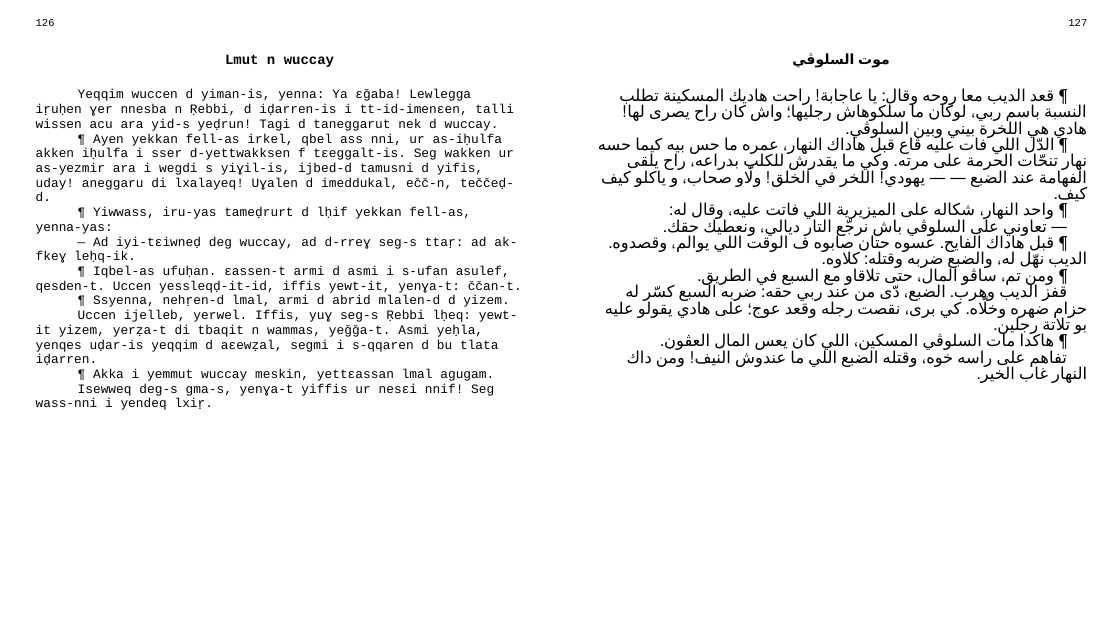
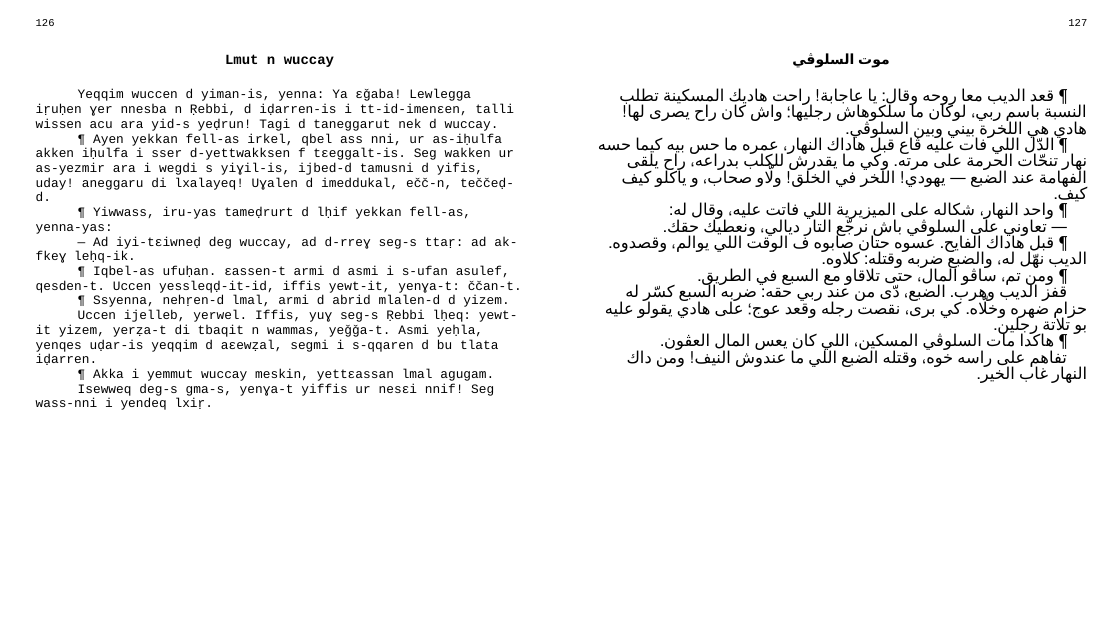
Before and after one commit to sferhah/tamacahut_n_wuccen, a slide deck: slide 60 of Uccen.ConsoleApp/Resources/pptx/uccen.arq.pptx. Drawn at 1120x630 pixels with LibreOffice and Linux fonts; fonts in the diff are those of the drawing. Boxes give left, top, right and bottom in pixels: in the first picture for what was removed or moved away, otherwise in the second. Text is boxed around its words. In the diff, an @@ line names an element or a change of style, - is before the commit and + after.

```diff
--- a/Uccen.ConsoleApp/Resources/pptx/uccen.arq.pptx
+++ b/Uccen.ConsoleApp/Resources/pptx/uccen.arq.pptx
@@ table at (27, 13, 1096, 607) @@
-row 3, column 3: ¶ قعد الديب معا روحه وقال: يا عاجابة! راحت هاديك المسكينة تطلب النسبة باسم ربي، لوكان ما سلكوهاش رجليها؛ واش كان راح يصرى لها! هادي هي اللخرة بيني وبين السلوڨي. / ¶ الدّل اللي فات عليه ڨاع قبل هاداك النهار، عمره ما حس بيه كيما حسه نهار تنحّات الحرمة على مرته. وكي ما يقدرش للكلب بدراعه، راح يلقى الفهامة عند الضبع — — يهودي! اللخر في الخلق! ولّاو صحاب، و ياكلو كيف كيف. / ¶ واحد النهار، شكاله على الميزيرية اللي فاتت عليه، وقال له: / — تعاوني على السلوڨي باش نرجّع التار ديالي، ونعطيك حقك. / ¶ قبل هاداك الفايح. عسوه حتان صابوه ف الوقت اللي يوالم، وقصدوه. الديب نهّل له، والضبع ضربه وقتله: كلاوه. / ¶ ومن تم، ساڨو المال، حتى تلاقاو مع السبع في الطريق. / قفز الديب وهرب. الضبع، دّى من عند ربي حقه: ضربه السبع كسّر له حزام ضهره وخلّاه. كي برى، نقصت رجله وقعد عوج؛ على هادي يقولو عليه بو تلاتة رجلين. / ¶ هاكدا مات السلوڨي المسكين، اللي كان يعس المال العڨون. / تفاهم على راسه خوه، وقتله الضبع اللي ما عندوش النيف! ومن داك النهار غاب الخير.
+row 3, column 3: ¶ قعد الديب معا روحه وقال: يا عاجابة! راحت هاديك المسكينة تطلب النسبة باسم ربي، لوكان ما سلكوهاش رجليها؛ واش كان راح يصرى لها! هادي هي اللخرة بيني وبين السلوڨي. / ¶ الدّل اللي فات عليه ڨاع قبل هاداك النهار، عمره ما حس بيه كيما حسه نهار تنحّات الحرمة على مرته. وكي ما يقدرش للكلب بدراعه، راح يلقى الفهامة عند الضبع — يهودي! اللخر في الخلق! ولّاو صحاب، و ياكلو كيف كيف. / ¶ واحد النهار، شكاله على الميزيرية اللي فاتت عليه، وقال له: / — تعاوني على السلوڨي باش نرجّع التار ديالي، ونعطيك حقك. / ¶ قبل هاداك الفايح. عسوه حتان صابوه ف الوقت اللي يوالم، وقصدوه. الديب نهّل له، والضبع ضربه وقتله: كلاوه. / ¶ ومن تم، ساڨو المال، حتى تلاقاو مع السبع في الطريق. / قفز الديب وهرب. الضبع، دّى من عند ربي حقه: ضربه السبع كسّر له حزام ضهره وخلّاه. كي برى، نقصت رجله وقعد عوج؛ على هادي يقولو عليه بو تلاتة رجلين. / ¶ هاكدا مات السلوڨي المسكين، اللي كان يعس المال العڨون. / تفاهم على راسه خوه، وقتله الضبع اللي ما عندوش النيف! ومن داك النهار غاب الخير.
```
Also in this commit, not shown: 2 other slides changed, 3 other files.
